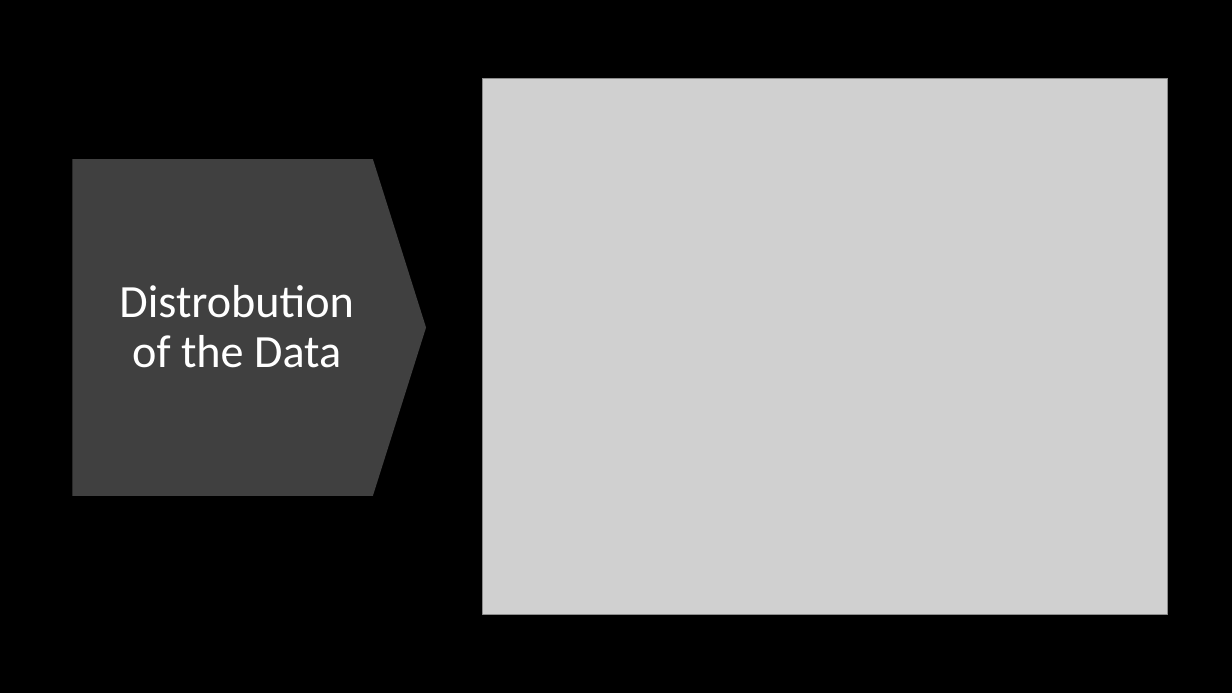
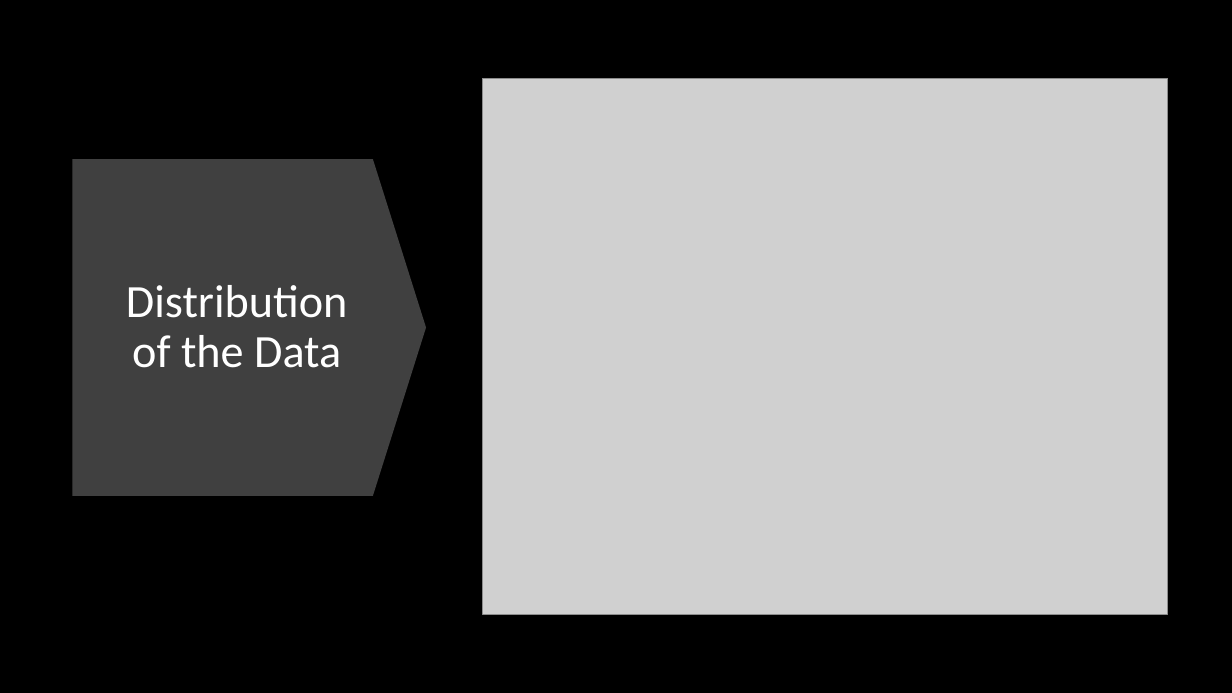
Before and after one commit to lilla-b/EDA, a slide deck: slide 4 of US_Food_Drug_Admin2.pptx. Drawn at 1232x693 pixels with LibreOffice and Linux fonts; fonts in the diff are those of the drawing; grey boxes stand for pictures. Boxes give left, top, right and bottom in pixels: in the first picture for what was removed or moved away, otherwise in the second. Text is boxed around its words. In the diff, an @@ line names an element or a change of style, - is before the commit and + after.

Commit message:
update ppt

```diff
--- a/US_Food_Drug_Admin2.pptx
+++ b/US_Food_Drug_Admin2.pptx
@@ title at [126,285,347,368]: text changed @@
-Distrobution of the Data
+Distribution of the Data
```
Also in this commit, not shown: 3 other slides changed, 3 other files.
